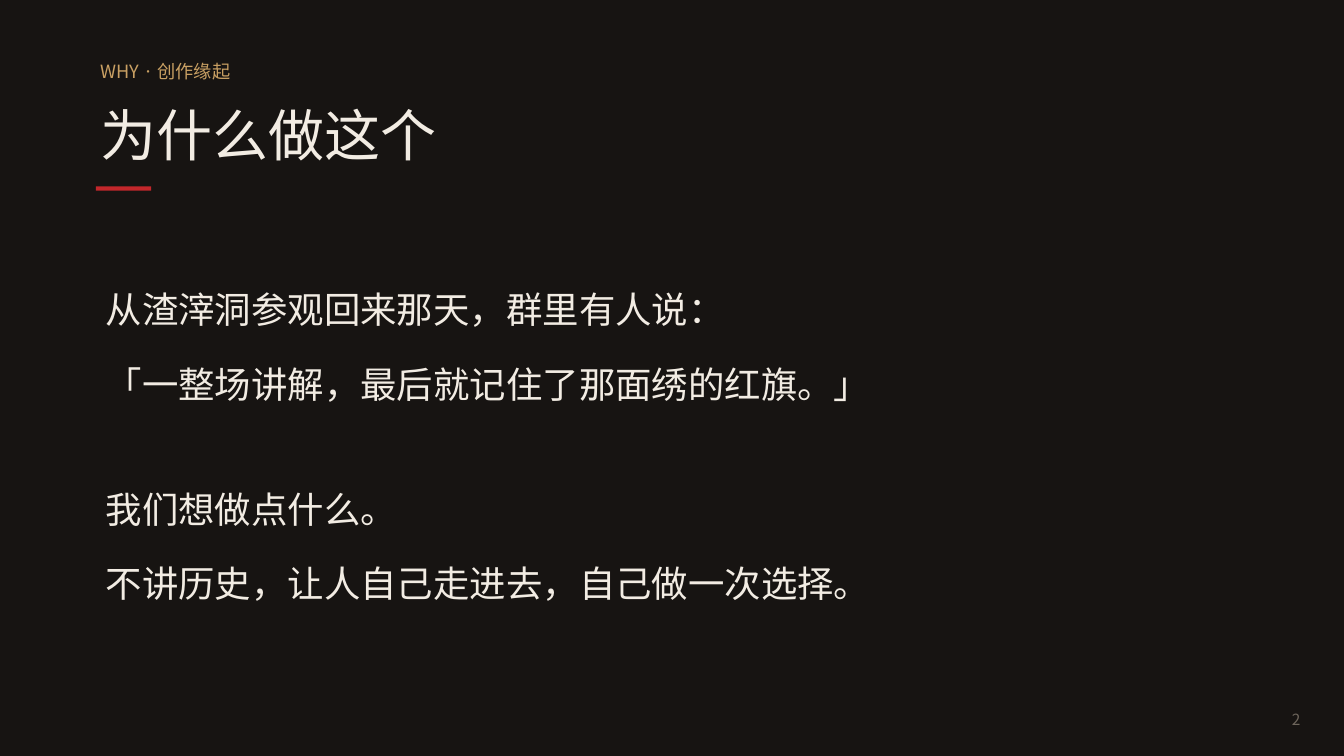
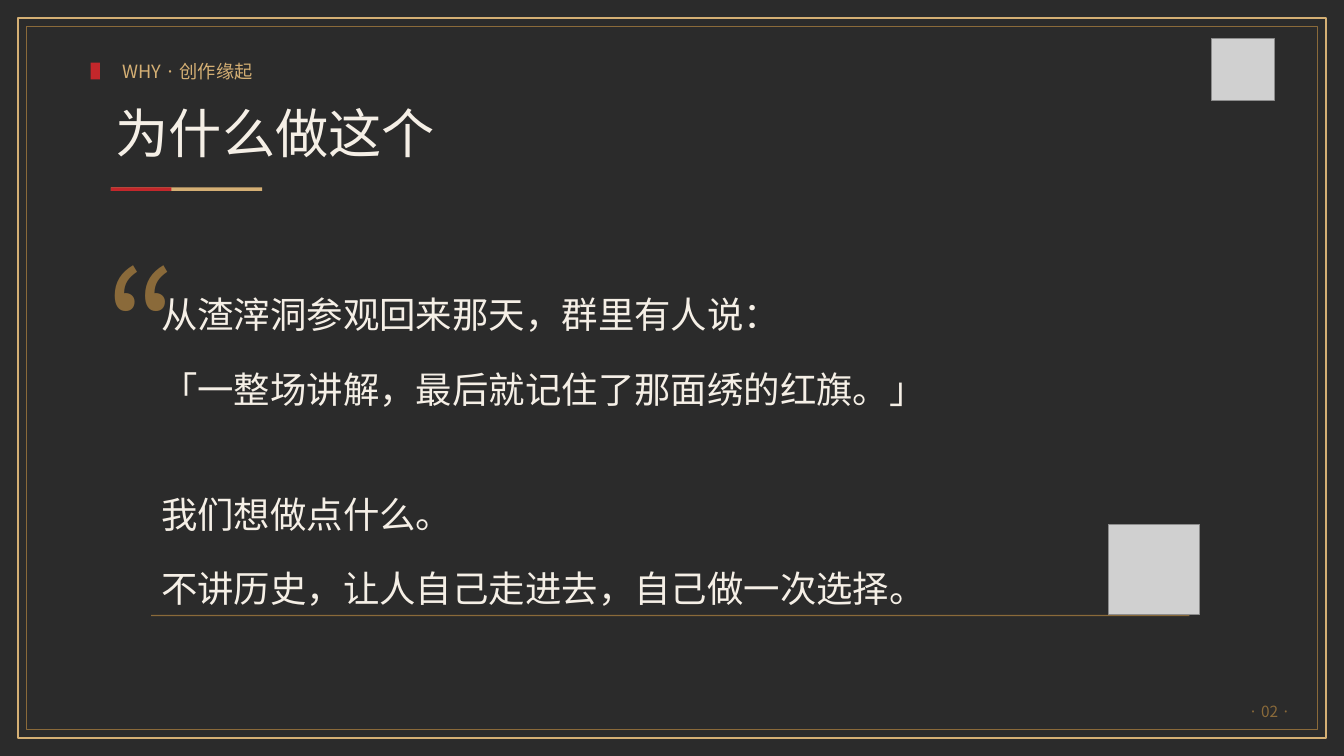
Before and after one commit to chenxingyu364/limingqianye, a slide deck: slide 2 of materials/defense-ppt.pptx. Drawn at 1344x756 pixels with LibreOffice and Linux fonts; fonts in the diff are those of the drawing; grey boxes stand for pictures; background and template pictures are left out; a plain dark background stands for a picture behind light text. Boxes give left, top, right and bottom in pixels: in the first picture for what was removed or moved away, otherwise in the second. Text is boxed around its words. In the diff, an @@ line names an element or a change of style, - is before the commit and + after.

```diff
--- a/materials/defense-ppt.pptx
+++ b/materials/defense-ppt.pptx
@@ background #FFFFFF to picture (left out) @@
@@ rectangle: place and size @@
-rectangle at (0, 0, 1344, 756)
+rectangle at (18, 18, 1326, 738)
@@ rectangle at (18, 18, 1326, 738): fill #171412 to none; outline none to #D4AF74 1.1 pt @@
@@ rectangle added at (26, 26, 1318, 730), outline #8A6A3A 0.5 pt @@
@@ text "WHY · 创作缘起": place and size @@
-text "WHY · 创作缘起" at (101, 62, 231, 80)
+text "WHY · 创作缘起" at (123, 62, 253, 80)
@@ text "WHY · 创作缘起" at (123, 62, 253, 80): text colour #C9A063 to #D4AF74 @@
@@ picture added at (1212, 38, 1274, 101) @@
@@ rectangle added at (91, 63, 100, 80), fill #C3272B @@
@@ text "为什么做这个": place and size @@
-text "为什么做这个" at (101, 109, 437, 161)
+text "为什么做这个" at (116, 108, 435, 158)
@@ text "为什么做这个" at (116, 108, 435, 158): size 40 to 38 pt, text colour #F2ECE3 to #F5EFE6 @@
@@ rectangle: place and size @@
-rectangle at (96, 187, 151, 191)
+rectangle at (111, 188, 171, 191)
@@ rectangle added at (111, 188, 262, 191), fill #D4AF74 @@
@@ text added at (96, 227, 297, 368), 110 pt, text #8A6A3A @@
+“
@@ text "从渣滓洞参观回来那天，群里有人说：": place and size @@
-text "从渣滓洞参观回来那天，群里有人说：" at (106, 292, 871, 601)
+text "从渣滓洞参观回来那天，群里有人说：" at (161, 295, 926, 606)
@@ text "从渣滓洞参观回来那天，群里有人说：" at (161, 295, 926, 606): text colour #F2ECE3 to #F5EFE6 @@
@@ picture added at (1109, 524, 1200, 615) @@
@@ rectangle added at (151, 615, 1190, 616), fill #8A6A3A @@
@@ text added at (1261, 706, 1278, 717), 11 pt, text #8A6A3A @@
+· 02 ·
@@ text removed at (1292, 714, 1301, 725) @@
-2
```
Also in this commit, not shown: 9 other slides changed.
